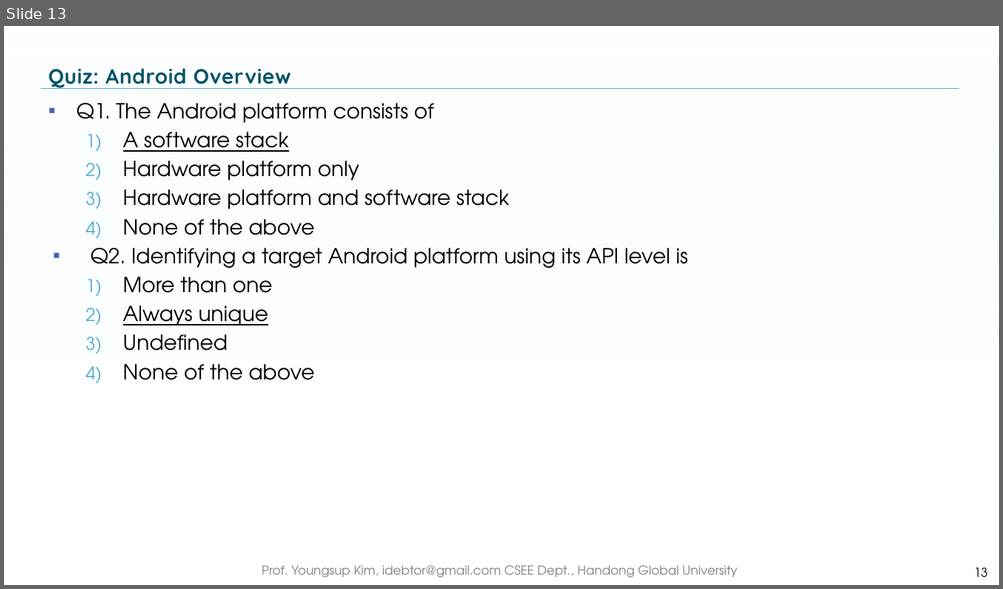
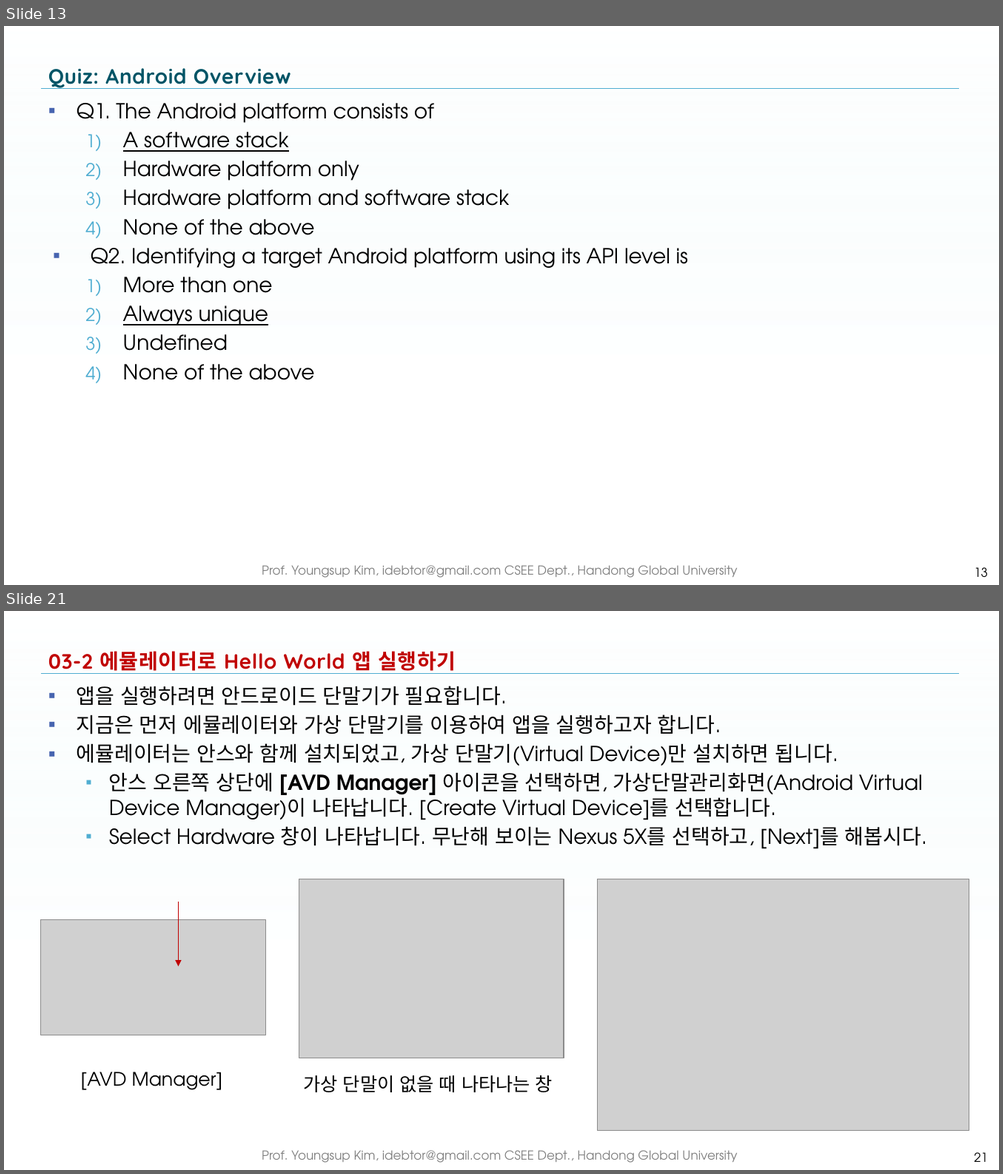
Before and after one commit to idebtor/KOICA-ML, a slide deck: ppt-pdf/template01.pptx. Shown one above the other, each under a label of ours: slide 13 before the commit, slides 13 and 21 after it; the slides between them are not shown. The pictures are 1003x589 and 1003x1174 pixels, drawn with LibreOffice and Linux fonts; fonts in the diff are those of the drawing; grey boxes stand for pictures; background and template pictures are left out. Boxes give left, top, right and bottom in pixels: in the first picture for what was removed or moved away, otherwise in the second. Text is boxed around its words. In the diff, an @@ line names an element or a change of style, - is before the commit and + after.

```diff
--- a/ppt-pdf/template01.pptx
+++ b/ppt-pdf/template01.pptx
@@ slide 21 added at (4,611,999,1170), background picture (left out); not listed: 3 template elements that a slide beside it also shows @@
@@ title added at (48,651,455,674), 20 pt, text #C00000, bold @@
+03-2 에뮬레이터로 Hello World 앱 실행하기
@@ text added at (77,686,927,849), 20 pt, text #000000 @@
+▪ 앱을 실행하려면 안드로이드 단말기가 필요합니다.
+▪ 지금은 먼저 에뮬레이터와 가상 단말기를 이용하여 앱을 실행하고자 합니다.
+▪ 에뮬레이터는 안스와 함께 설치되었고, 가상 단말기(Virtual Device)만 설치하면 됩니다.
+  ▪ 안스 오른쪽 상단에 [AVD Manager] 아이콘을 선택하면, 가상단말관리화면(Android Virtual Device Manager)이 나타납니다. [Create Virtual Device]를 선택합니다.
+  ▪ Select Hardware 창이 나타납니다. 무난해 보이는 Nexus 5X를 선택하고, [Next]를 해봅시다.
@@ picture added at (299,879,563,1059) @@
@@ picture added at (597,879,969,1130) @@
@@ picture added at (41,920,266,1036) @@
@@ arrow added from (179, 902) to (179, 967), #C00000 0.25 pt @@
@@ text added at (81,1072,223,1091), 18 pt, text #000000 @@
+[AVD Manager]
@@ text added at (303,1076,552,1093), 18 pt, text #000000 @@
+가상 단말이 없을 때 나타나는 창
@@ page number added at (973,1153,987,1162), 12 pt, text #000000 @@
+21
```
Also in this commit, not shown: 7 slides changed, 11 other slides added, 1 other file.
